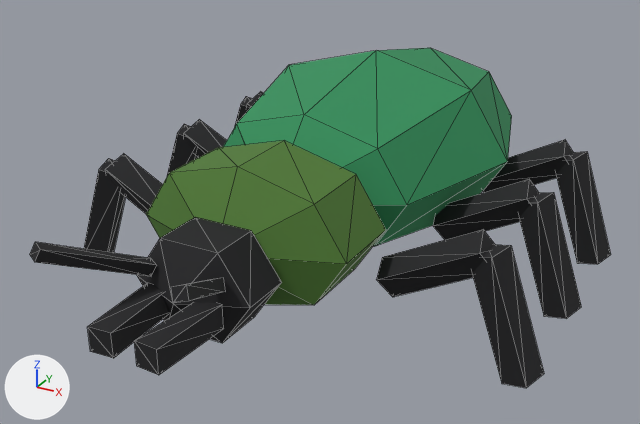
The glTF model site/models/GN_Beetle_01.glb, before and after one commit.
The view is the same before and after, from a 50 mm camera at (0.0182, -0.0358, 0.0202) aimed at (0.0002, -0.003, 0.0037). The axes (+X, +Y, +Z) are drawn at lower left. The lights are the same throughout. The first picture is the older version. Mesh edges are drawn as thin lines. Vertices at exactly the same position are counted once.

In view in the first picture: 'GN_Beetle_01'.
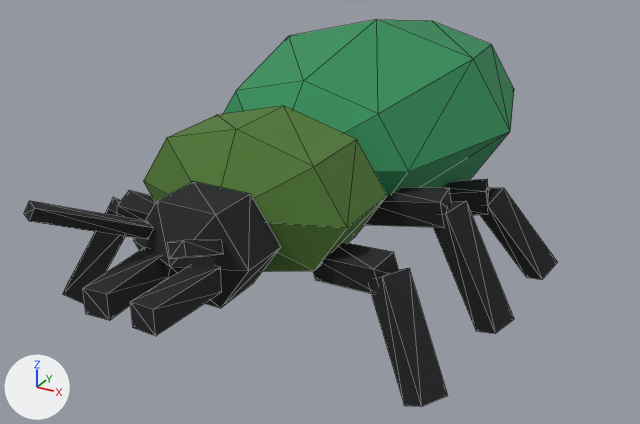
Where the change shows, as pixel boxes (x1, y1, x2, y2) in the pictures (640 x 424 px; the box of a moved part takes in the faces that stretch with it):
'GN_Beetle_01', reshaped (8% narrower, 14% taller): before (30, 48, 611, 388); after (24, 20, 557, 407)
part 1 of me_gn_beetle_01, moved or reshaped: before (223, 48, 512, 246); after (223, 20, 514, 195)
part 2 of me_gn_beetle_01, moved or reshaped: before (146, 141, 386, 305); after (143, 106, 387, 272)
part 3 of me_gn_beetle_01, moved or reshaped: before (137, 217, 282, 343); after (133, 181, 281, 308)
part 4 of me_gn_beetle_01, moved or reshaped: before (87, 283, 169, 358); after (83, 247, 166, 320)
part 5 of me_gn_beetle_01, moved or reshaped: before (134, 302, 224, 375); after (130, 265, 222, 336)
part 6 of me_gn_beetle_01, moved or reshaped (not visible afterwards): before (167, 124, 199, 176)
part 7 of me_gn_beetle_01, moved or reshaped: before (519, 192, 581, 319); after (433, 201, 514, 334)
part 8 of me_gn_beetle_01, moved or reshaped: before (30, 242, 156, 276); after (24, 201, 153, 240)
part 9 of me_gn_beetle_01, moved or reshaped: before (171, 278, 225, 303); after (167, 240, 223, 259)
part 10 of me_gn_beetle_01, moved or reshaped: before (84, 92, 263, 253); after (63, 190, 155, 304)
part 11 of me_gn_beetle_01, moved or reshaped: before (376, 140, 611, 388); after (313, 179, 557, 407)

What the commit changed:
me_gn_beetle_01 is used by ob_gn_beetle_01; location (0.0, 0.0, 0.0).
me_gn_beetle_01 had 224 vertices, 372 faces and spanned x -0.0117..0.0117, y -0.0172..0.013, z -0.0002..0.01.
me_gn_beetle_01 now has 224 vertices, 372 faces and spans x -0.01..0.01, y -0.0172..0.013, z 0.0001..0.0115.
me_gn_beetle_01 part 1: the loose piece of 40 vertices spanning x -0.007..0.007, y -0.007..0.013, z 0.001..0.01 is moved by (0.0, 0.0, 0.0015).
me_gn_beetle_01 part 2: the loose piece of 32 vertices spanning x -0.0048..0.0048, y -0.011..-0.004, z 0.002..0.008 is moved by (0.0, 0.0, 0.0015).
me_gn_beetle_01 part 3: the loose piece of 24 vertices spanning x -0.0026..0.0026, y -0.0137..-0.0093, z 0.0023..0.0061 is moved by (0.0, 0.0, 0.0015).
me_gn_beetle_01 part 4: the loose piece of 8 vertices spanning x -0.0017..-0.0005, y -0.0165..-0.013, z 0.0033..0.0043 is moved by (0.0, 0.0, 0.0015).
me_gn_beetle_01 part 5: the loose piece of 8 vertices spanning x 0.0005..0.0017, y -0.0165..-0.013, z 0.0033..0.0043 is moved by (0.0, 0.0, 0.0015).
me_gn_beetle_01 part 6: the loose piece of 8 vertices spanning x -0.0117..-0.0085, y -0.0008..0.0008, z -0.0002..0.0054 is multiplied about its middle by the matrix ((1.0, -0.085, 0.114), (0.094, 1.003, -0.075), (-0.107, 0.084, 1.001)), then moved by (0.0023, -0.0037, 0.0005).
me_gn_beetle_01 part 7: the loose piece of 8 vertices spanning x 0.0085..0.0117, y -0.0008..0.0008, z -0.0002..0.0054 is multiplied about its middle by the matrix ((1.0, 0.085, -0.114), (-0.094, 1.003, -0.075), (0.107, 0.084, 1.001)), then moved by (-0.0023, -0.0037, 0.0005).
me_gn_beetle_01 part 8: the loose piece of 8 vertices spanning x -0.0033..-0.0012, y -0.0172..-0.0128, z 0.0047..0.0073 is moved by (0.0, 0.0, 0.0015).
me_gn_beetle_01 part 9: the loose piece of 8 vertices spanning x 0.0012..0.0033, y -0.0172..-0.0128, z 0.0047..0.0073 is moved by (0.0, 0.0, 0.0015).
me_gn_beetle_01 part 10: 40 of 224 vertices moved; they spanned x -0.0117..-0.0046, y -0.0068..0.0068, z -0.0002..0.0059 and now span x -0.01..-0.0027, y -0.0108..0.0032, z 0.0001..0.0063; mean shift (0.0023, -0.0039, 0.0003); largest move (-0.0054, 0.0057, 0.0023) -> (-0.0032, -0.0005, 0.0031).
me_gn_beetle_01 part 11: 40 of 224 vertices moved; they spanned x 0.0046..0.0117, y -0.0068..0.0068, z -0.0002..0.0059 and now span x 0.0027..0.01, y -0.0108..0.0032, z 0.0001..0.0063; mean shift (-0.0023, -0.0039, 0.0003); largest move (0.0054, 0.0057, 0.0023) -> (0.0032, -0.0005, 0.0031).
